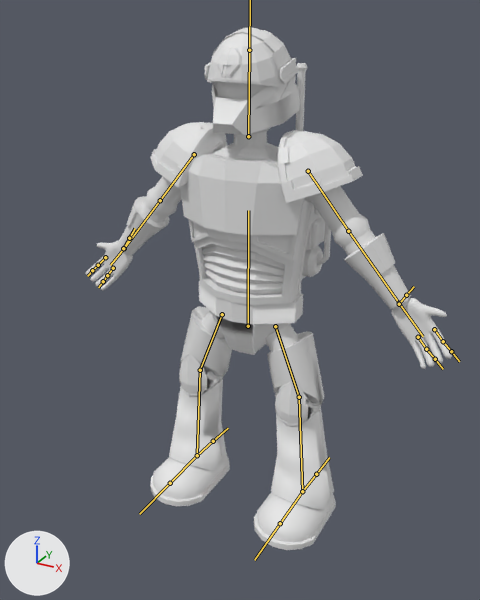
An edit to the FBX model Kill Squad/Assets/Marnix stuff/Commando/Commando 2.0.fbx, drawn before and after from the same camera.
Both versions are drawn from a camera (50 mm lens) standing at (1.37, -2.4, 2.39) and looking at (0.1, -0.08, 1.23). The lights are fixed; the arrows at lower left show +X, +Y and +Z. The bones that bend it are drawn over the model as lines.
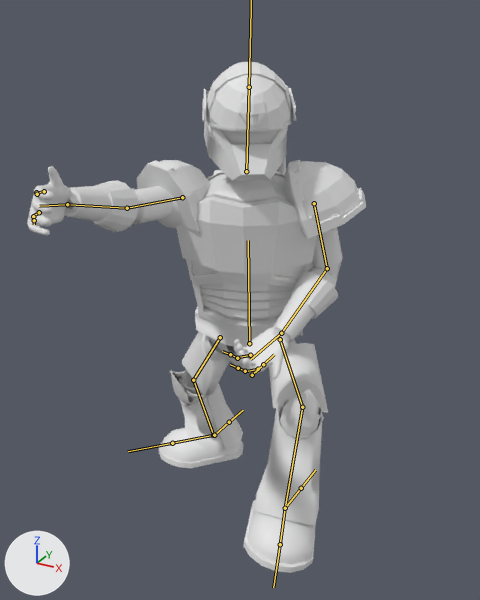
The newer file adds an action. The first version stands in its rest pose; the second is drawn at frame 100 of the action 'Armature|Grenade'.

Boxes [x1, y1, x2, y2] around the edits, measured in the pictures (480 x 600 px):
'Cube', posed (7% narrower): before [86, 27, 452, 550]; after [27, 62, 366, 573]
bone 'Base Body', root to tip: before (248, 326) to (248, 210); after (249, 343) to (248, 240)
bone 'left upper arm', root to tip: before (194, 154) to (160, 200); after (182, 197) to (127, 208)
bone 'Left lower arm', root to tip: before (160, 200) to (124, 248); after (127, 208) to (67, 204)
bone 'Left hand', root to tip: before (124, 248) to (110, 265); after (67, 204) to (39, 206)
bone 'Left point finger 1', root to tip: before (105, 257) to (98, 265); after (44, 191) to (37, 192)
bone 'left point finger 2', root to tip: before (98, 265) to (92, 270); after (36, 192) to (37, 194)
bone 'Left fingers 1', root to tip: before (113, 268) to (107, 275); after (39, 212) to (33, 216)
bone 'Left finders 2', root to tip: before (107, 275) to (103, 281); after (33, 216) to (34, 220)
bone 'Right upper arm', root to tip: before (308, 171) to (348, 231); after (314, 203) to (327, 268)
bone 'Right lower arm', root to tip: before (348, 231) to (399, 303); after (327, 268) to (281, 333)
bone 'Right hand', root to tip: before (399, 303) to (423, 336); after (281, 333) to (250, 359)
bone 'right point finger 1', root to tip: before (434, 329) to (443, 341); after (258, 369) to (245, 371)
bone 'Right point finger 2', root to tip: before (443, 341) to (451, 351); after (245, 371) to (238, 368)
bone 'right fingers 1', root to tip: before (418, 337) to (426, 349); after (250, 355) to (237, 357)
bone 'right fingers 2', root to tip: before (426, 349) to (435, 359); after (237, 358) to (230, 354)
bone 'Head', root to tip: before (248, 136) to (249, 50); after (246, 171) to (249, 87)
bone 'Left upper leg', root to tip: before (222, 314) to (200, 370); after (220, 337) to (193, 380)
bone 'Left lower leg', root to tip: before (200, 370) to (197, 455); after (193, 380) to (213, 435)
bone 'Left foot', root to tip: before (197, 455) to (170, 483); after (213, 435) to (172, 443)
bone 'Right upper leg', root to tip: before (275, 326) to (299, 397); after (280, 339) to (302, 407)
bone 'Right lower leg', root to tip: before (299, 397) to (302, 491); after (302, 407) to (285, 508)

The edits, one by one:
Bone 'Base Body' (bone_base_body) moves from (0.0, 0.0, 0.0) to (0.0, -0.13, -0.024).
Bone 'Base Body' (bone_base_body) turns from (0, 0, 0) to (10, 23, 0) degrees about its own x, y and z.
Bone 'left upper arm' (bone_left_upper_arm) moves from (0.0, 0.0, 0.0) to (-0.018, 0.021, 0.005).
Bone 'left upper arm' (bone_left_upper_arm) turns from (0, 0, 0) to (55, 10, -58) degrees about its own x, y and z.
Bone 'Left lower arm' (bone_left_lower_arm) turns from (0, 0, 0) to (-49, -107, 34) degrees about its own x, y and z.
Bone 'Left hand' (bone_left_hand) turns from (0, 0, 0) to (-27, 97, -28) degrees about its own x, y and z.
Bone 'Left point finger 1' (bone_left_point_finger_1) moves from (0.0, 0.0, 0.0) to (0.0, 0.0, -0.006).
Bone 'Left point finger 1' (bone_left_point_finger_1) turns from (0, 0, 0) to (23, 7, 0) degrees about its own x, y and z.
Bone 'left point finger 2' (bone_left_point_finger_2) moves from (0.0, 0.0, 0.0) to (0.0, -0.001, -0.003).
Bone 'left point finger 2' (bone_left_point_finger_2) turns from (0, 0, 0) to (18, 6, 0) degrees about its own x, y and z.
Bone 'Left fingers 1' (bone_left_fingers_1) moves from (0.0, 0.0, 0.0) to (0.0, 0.0, 0.006).
Bone 'Left fingers 1' (bone_left_fingers_1) turns from (0, 0, 0) to (23, 5, -1) degrees about its own x, y and z.
Bone 'Left finders 2' (bone_left_finders_2) moves from (0.0, 0.0, 0.0) to (0.0, 0.001, 0.003).
Bone 'Left finders 2' (bone_left_finders_2) turns from (0, 0, 0) to (18, 4, -1) degrees about its own x, y and z.
Bone 'Right upper arm' (bone_right_upper_arm) moves from (0.0, 0.0, 0.0) to (0.019, 0.023, -0.009).
Bone 'Right upper arm' (bone_right_upper_arm) turns from (0, 0, 0) to (-25, 112, -50) degrees about its own x, y and z.
Bone 'Right lower arm' (bone_right_lower_arm) turns from (0, 0, 0) to (-37, -122, 94) degrees about its own x, y and z.
Bone 'Right hand' (bone_right_hand) turns from (0, 0, 0) to (-14, 11, -22) degrees about its own x, y and z.
Bone 'right point finger 1' (bone_right_point_finger_1) moves from (0.0, 0.0, 0.0) to (0.001, 0.005, 0.007).
Bone 'right point finger 1' (bone_right_point_finger_1) turns from (0, 0, 0) to (39, 7, -6) degrees about its own x, y and z.
Bone 'Right point finger 2' (bone_right_point_finger_2) moves from (0.0, 0.0, 0.0) to (0.0, 0.001, 0.004).
Bone 'Right point finger 2' (bone_right_point_finger_2) turns from (0, 0, 0) to (37, 1, -3) degrees about its own x, y and z.
Bone 'right fingers 1' (bone_right_fingers_1) moves from (0.0, 0.0, 0.0) to (-0.001, -0.005, -0.007).
Bone 'right fingers 1' (bone_right_fingers_1) turns from (0, 0, 0) to (39, 7, -6) degrees about its own x, y and z.
Bone 'right fingers 2' (bone_right_fingers_2) moves from (0.0, 0.0, 0.0) to (0.0, -0.001, -0.004).
Bone 'right fingers 2' (bone_right_fingers_2) turns from (0, 0, 0) to (37, 1, -3) degrees about its own x, y and z.
Bone 'Head' (bone_head) turns from (0, 0, 0) to (0, 10, -2) degrees about its own x, y and z.
Bone 'Left upper leg' (bone_left_upper_leg) turns from (0, 0, 0) to (-17, 59, -19) degrees about its own x, y and z.
Bone 'Left lower leg' (bone_left_lower_leg) turns from (0, 0, 0) to (-30, -6, -3) degrees about its own x, y and z.
Bone 'Left foot' (bone_left_foot) turns from (0, 0, 0) to (27, 18, 2) degrees about its own x, y and z.
Bone 'Right upper leg' (bone_right_upper_leg) turns from (0, 0, 0) to (66, -17, -12) degrees about its own x, y and z.
Bone 'Right lower leg' (bone_right_lower_leg) turns from (0, 0, 0) to (-52, -4, -8) degrees about its own x, y and z.
